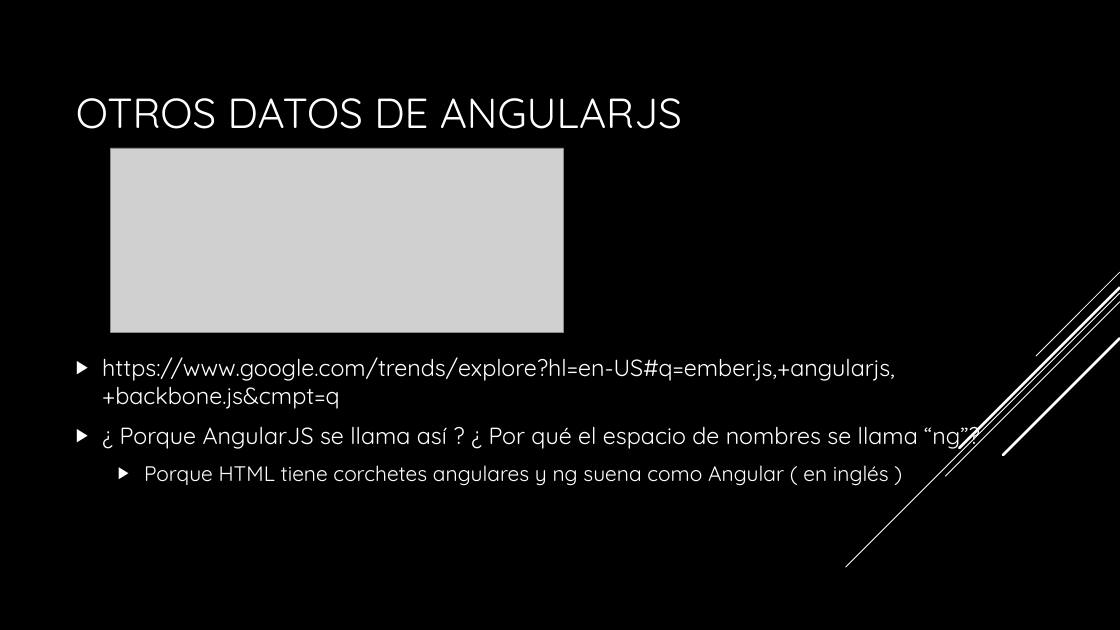
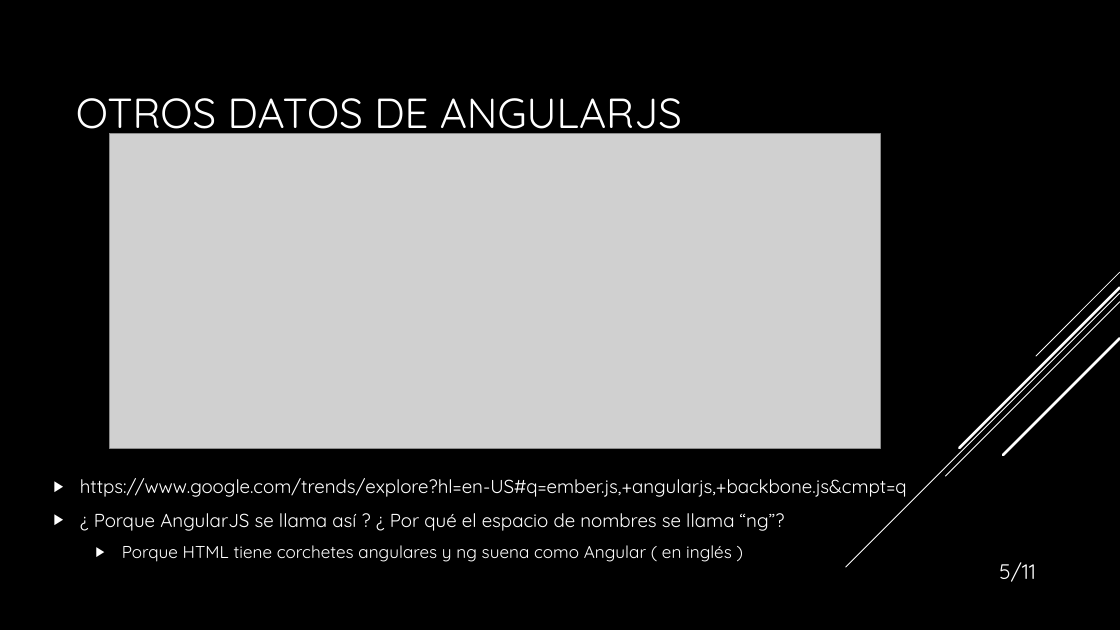
Before and after one commit to PaytonZ/AW-PracticaLibre, a slide deck: slide 5 of AngularJS Práctica Libre AW.pptx. Drawn at 1120x630 pixels with LibreOffice and Linux fonts; fonts in the diff are those of the drawing; grey boxes stand for pictures; background and template pictures are left out. Boxes give left, top, right and bottom in pixels: in the first picture for what was removed or moved away, otherwise in the second. Text is boxed around its words. In the diff, an @@ line names an element or a change of style, - is before the commit and + after.

```diff
--- a/AngularJS Práctica Libre AW.pptx
+++ b/AngularJS Práctica Libre AW.pptx
@@ picture: place and size @@
-picture at [111,148,564,333]
+picture at [110,134,881,448]
@@ text "https://www.google.com/trends/explore?hl=en-US#q=ember.js,+a ...": place and size @@
-text "https://www.google.com/trends/explore?hl=en-US#q=ember.js,+a ..." at [102,357,980,486]
+text "https://www.google.com/trends/explore?hl=en-US#q=ember.js,+a ..." at [80,478,907,562]
@@ text "https://www.google.com/trends/explore?hl=en-US#q=ember.js,+a ..." at [80,478,907,562]: size 20 to 16.1 pt in "https://www.google.com/trends/explore?hl=en-US#q=ember.js,+a ...", "¿ Porque AngularJS se llama así ? ..."; size 18 to 14.7 pt in "Porque HTML tiene corchetes angulares y ng ..." @@
@@ text added at [999,562,1035,582], 18 pt, text #FFFFFF @@
+5/11
```
Also in this commit, not shown: 5 other slides changed, 5 slides added, 1 other file.
